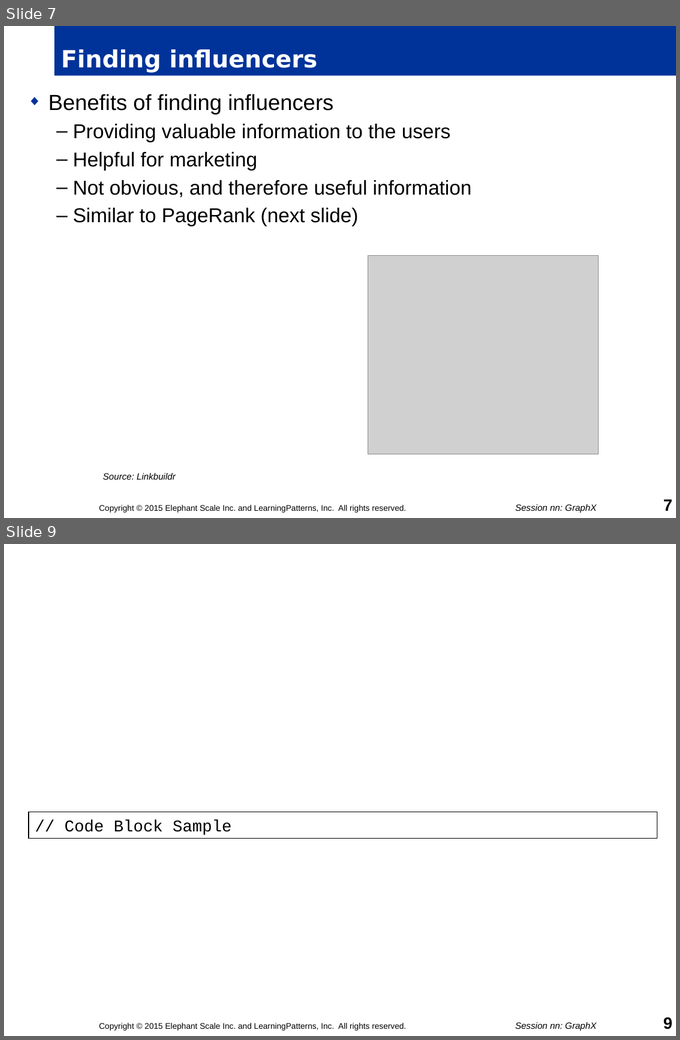
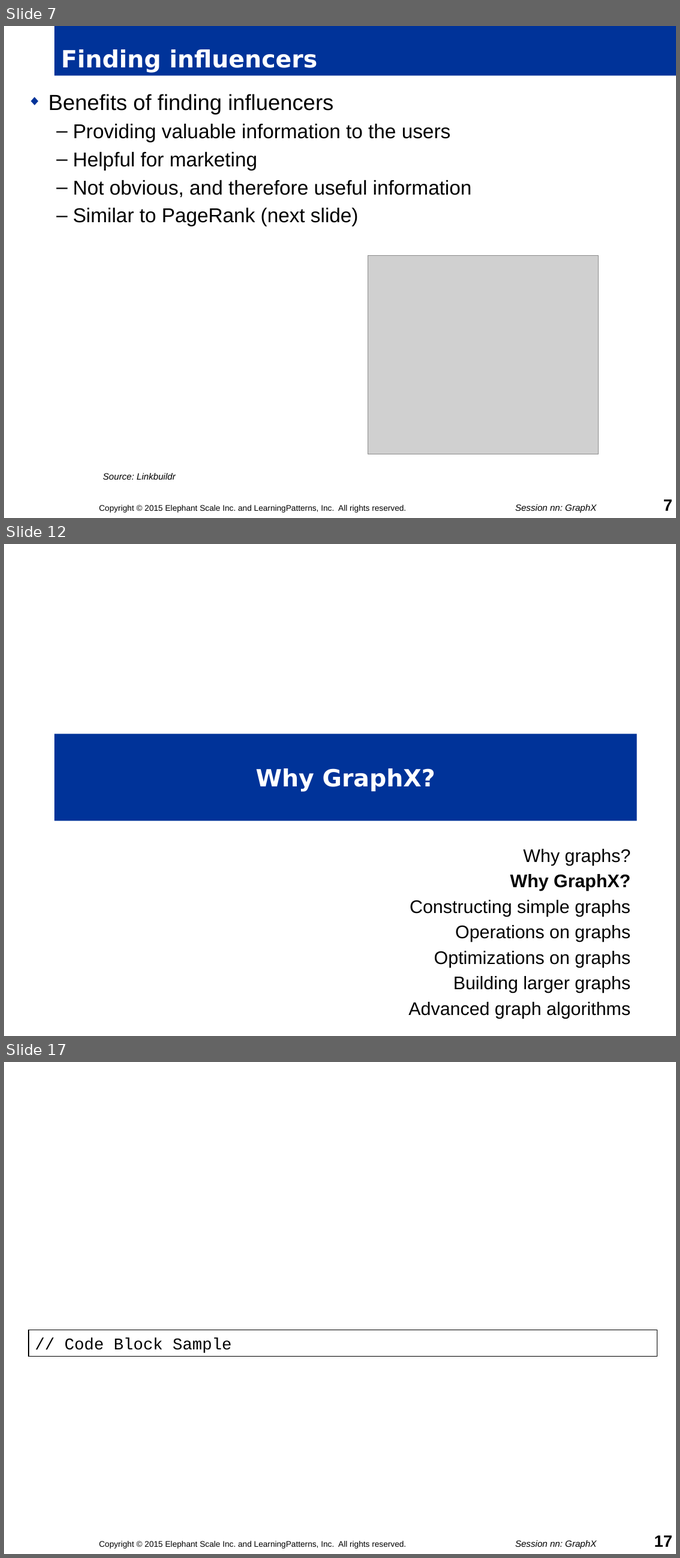
Before and after one commit to mattvinks/spark-labs, a slide deck: slides/nn_GraphX.pptm. Shown one above the other, each under a label of ours: slides 7 and 9 before the commit, slides 7, 12 and 17 after it; the slides between them are not shown. The pictures are 680x1040 and 680x1558 pixels, drawn with LibreOffice and Linux fonts; fonts in the diff are those of the drawing; grey boxes stand for pictures; background and template pictures are left out. Boxes give left, top, right and bottom in pixels: in the first picture for what was removed or moved away, otherwise in the second. Text is boxed around its words. In the diff, an @@ line names an element or a change of style, - is before the commit and + after.

```diff
--- a/slides/nn_GraphX.pptm
+++ b/slides/nn_GraphX.pptm
@@ slide 12 added at (x1=4, y1=544, x2=676, y2=1036), background #FFFFFF @@
@@ title added at (x1=54, y1=734, x2=636, y2=821), fill #003399, 26 pt, text #FFFFFF, bold @@
+Why GraphX?
@@ subtitle added at (x1=408, y1=849, x2=631, y2=1019), 20 pt, text #000000 @@
+  Why graphs?
+  Why GraphX?
+  Constructing simple graphs
+  Operations on graphs
+  Optimizations on graphs
+  Building larger graphs
+  Advanced graph algorithms
@@ what was slide 9 is now slide 17 @@
@@ page number at (x1=654, y1=1535, x2=672, y2=1547): text changed @@
-9
+17
```
Also in this commit, not shown: 3 slides changed, 8 other slides added, 1 slide removed.
